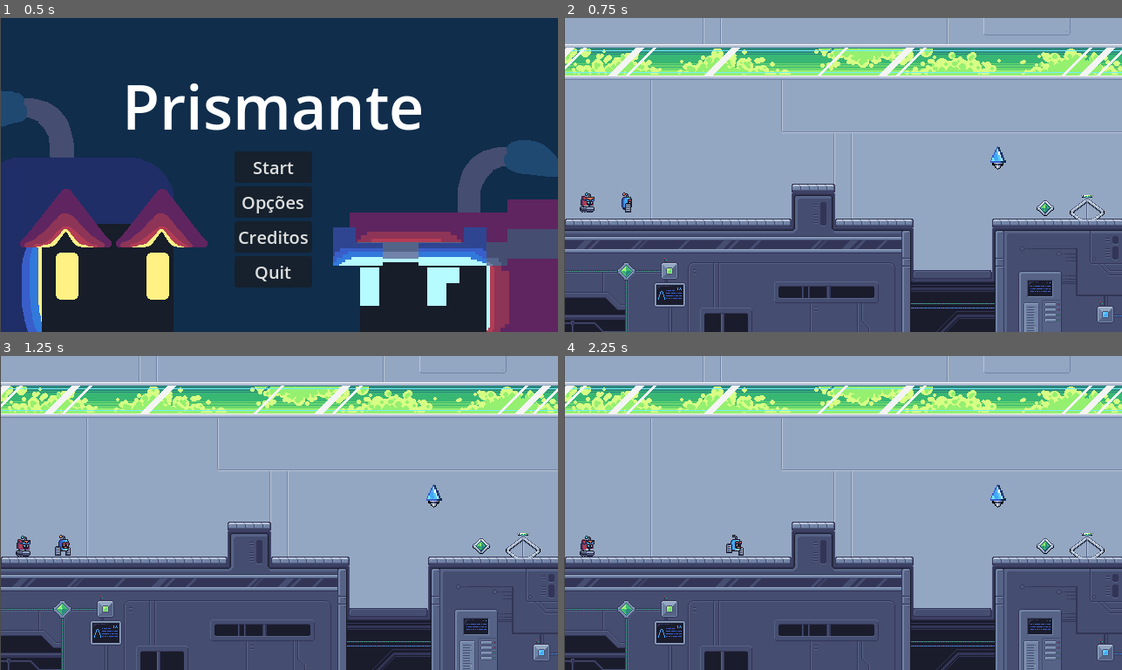
Above: before the commit, frames 1-4 (two rows, left to right).
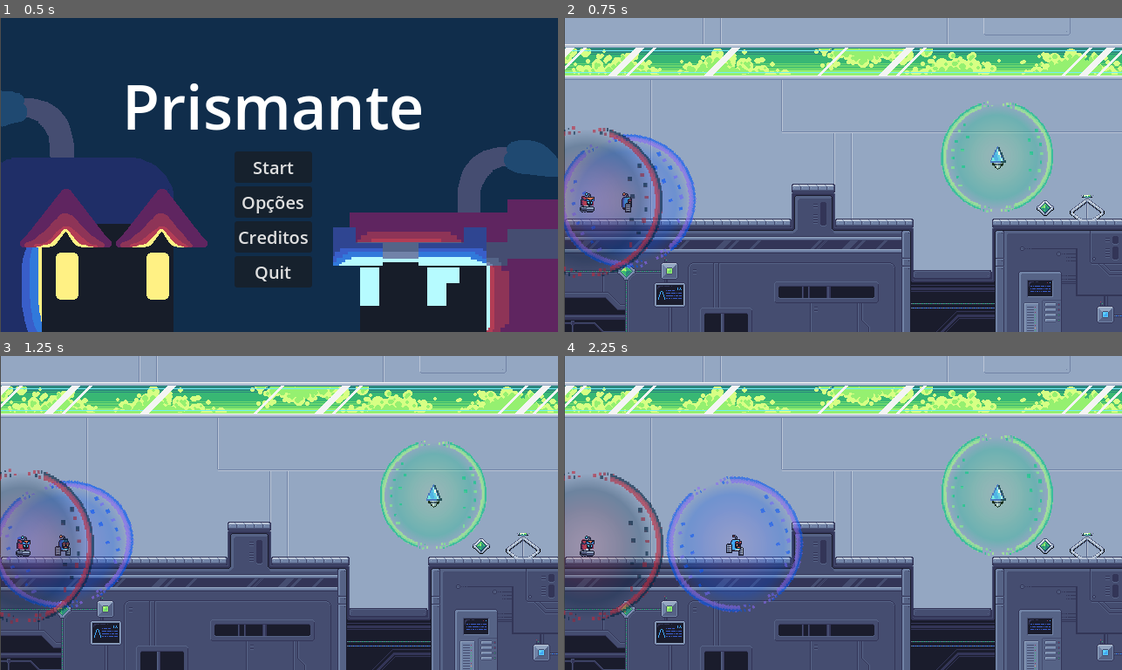
Above: after the commit, the same moments.

Repository: gdp-ufrj/Nut-Bolt
Game: Godot game, scene res://Cenas/UI/menu.tscn
Two runs of this game, one before a commit and one after it. Both use one fixed random seed, a clock stepped at 60 frames per second and the inputs below.
Inputs:
- Up to frame 1 (0.5 s): no input
- Up to frame 2 (0.75 s): click "Start" at 0.5 s
- Up to frame 3 (1.25 s): no input
- Up to frame 4 (2.25 s): hold Right (ui_right) from 1.28 s (still down); tap E (interagir) at 1.35, 2.1 s; tap Up (ui_up) at 1.52 s

Frame 1 is identical in both runs. In frame 2, 10% of the frame differs, in the area x 0-88%, y 26-83%; in frame 3, 9.4%; in frame 4, 12%, in the area x 0-88%, y 24-85%.

Commit message:
Campos animados de conexao

Diff:
--- a/plataform-2d-godot/Cenas/Entes/Roteador.tscn
+++ b/plataform-2d-godot/Cenas/Entes/Roteador.tscn
@@ -1,6 +1,94 @@
-[gd_scene load_steps=4 format=3 uid="uid://cg0iyugvxt7cr"]
+[gd_scene load_steps=9 format=3 uid="uid://cg0iyugvxt7cr"]
 
+[ext_resource type="Script" uid="uid://budjh6vr4uo6e" path="res://Scripts/Entes/roteador.gd" id="1_ttt0x"]
 [ext_resource type="Texture2D" uid="uid://csncrc55p6850" path="res://Sprites/Interagíveis/conexaoPrisma_teste.png" id="2_hf4jo"]
+[ext_resource type="Texture2D" uid="uid://ccp3t5ik1rpax" path="res://Sprites/Placeholders/placeholder-campo.png" id="2_ttt0x"]
+
+[sub_resource type="Animation" id="Animation_hf4jo"]
+resource_name = "Idle"
+length = 2.0
+loop_mode = 1
+tracks/0/type = "value"
+tracks/0/imported = false
+tracks/0/enabled = true
+tracks/0/path = NodePath(".:scale")
+tracks/0/interp = 1
+tracks/0/loop_wrap = true
+tracks/0/keys = {
+"times": PackedFloat32Array(0, 0.499751, 1.01801, 1.51776, 1.99901),
+"transitions": PackedFloat32Array(1, 1, 1, 1, 1),
+"update": 0,
+"values": [Vector2(0.243125, 0.26), Vector2(0.215, 0.25), Vector2(0.243125, 0.26), Vector2(0.23, 0.29), Vector2(0.243125, 0.26)]
+}
+tracks/1/type = "value"
+tracks/1/imported = false
+tracks/1/enabled = true
+tracks/1/path = NodePath(".:skew")
+tracks/1/interp = 1
+tracks/1/loop_wrap = true
+tracks/1/keys = {
+"times": PackedFloat32Array(0, 0.499751, 1.01801, 1.51776, 1.99901),
+"transitions": PackedFloat32Array(1, 1, 1, 1, 1),
+"update": 0,
+"values": [0.0, 0.020944, 0.0, -0.0314159, 0.0]
+}
+tracks/2/type = "value"
+tracks/2/imported = false
+tracks/2/enabled = true
+tracks/2/path = NodePath(".:modulate:a")
+tracks/2/interp = 1
+tracks/2/loop_wrap = true
+tracks/2/keys = {
+"times": PackedFloat32Array(0),
+"transitions": PackedFloat32Array(1),
+"update": 0,
+"values": [1.0]
+}
+
+[sub_resource type="Animation" id="Animation_ttt0x"]
+length = 0.001
+tracks/0/type = "value"
+tracks/0/imported = false
+tracks/0/enabled = true
+tracks/0/path = NodePath(".:modulate:a")
+tracks/0/interp = 1
+tracks/0/loop_wrap = true
+tracks/0/keys = {
+"times": PackedFloat32Array(0),
+"transitions": PackedFloat32Array(1),
+"update": 0,
+"values": [1.0]
+}
+tracks/1/type = "value"
+tracks/1/imported = false
+tracks/1/enabled = true
+tracks/1/path = NodePath(".:scale")
+tracks/1/interp = 1
+tracks/1/loop_wrap = true
+tracks/1/keys = {
+"times": PackedFloat32Array(0),
+"transitions": PackedFloat32Array(1),
+"update": 0,
+"values": [Vector2(0.243125, 0.26)]
+}
+tracks/2/type = "value"
+tracks/2/imported = false
+tracks/2/enabled = true
+tracks/2/path = NodePath(".:skew")
+tracks/2/interp = 1
+tracks/2/loop_wrap = true
+tracks/2/keys = {
+"times": PackedFloat32Array(0),
+"transitions": PackedFloat32Array(1),
+"update": 0,
+"values": [0.0]
+}
+
+[sub_resource type="AnimationLibrary" id="AnimationLibrary_iljlo"]
+_data = {
+&"Idle": SubResource("Animation_hf4jo"),
+&"RESET": SubResource("Animation_ttt0x")
+}
 
 [sub_resource type="CircleShape2D" id="CircleShape2D_if2po"]
 radius = 63.2851
@@ -11,6 +99,7 @@
 [node name="Roteador" type="Area2D"]
 collision_layer = 3
 collision_mask = 3
+script = ExtResource("1_ttt0x")
 
 [node name="Sprite2D" type="Sprite2D" parent="."]
 position = Vector2(0, 2.38419e-07)
@@ -20,6 +109,18 @@
 [node name="zona_conexao_rot" type="Area2D" parent="."]
 collision_layer = 3
 collision_mask = 3
+metadata/_edit_group_ = true
+
+[node name="sprite_conexao" type="Sprite2D" parent="zona_conexao_rot"]
+modulate = Color(0.662745, 1, 0.517647, 1)
+position = Vector2(0, 1.0252e-05)
+scale = Vector2(0.243125, 0.26)
+texture = ExtResource("2_ttt0x")
+
+[node name="AnimationPlayer" type="AnimationPlayer" parent="zona_conexao_rot/sprite_conexao"]
+libraries = {
+&"": SubResource("AnimationLibrary_iljlo")
+}
 
 [node name="CollisionShape2D" type="CollisionShape2D" parent="zona_conexao_rot"]
 shape = SubResource("CircleShape2D_if2po")
--- a/plataform-2d-godot/Cenas/Entes/player_1.tscn
+++ b/plataform-2d-godot/Cenas/Entes/player_1.tscn
@@ -14,12 +14,140 @@
 [ext_resource type="AudioStream" uid="uid://dg22jt5f8xxqr" path="res://Audio/Pula/sfx_pouso_robo_2.mp3" id="11_tii1a"]
 [ext_resource type="AudioStream" uid="uid://bgn10ibhaym58" path="res://Audio/Conexao/Desligar e perda de conexão- opção 2.ogg" id="13_2xb4h"]
 [ext_resource type="AudioStream" uid="uid://ok4yjpq7c2ad" path="res://Audio/Conexao/Reestabelecer conexão.ogg" id="14_pa6et"]
+[ext_resource type="Texture2D" uid="uid://ccp3t5ik1rpax" path="res://Sprites/Placeholders/placeholder-campo.png" id="15_meh3d"]
 
 [sub_resource type="RectangleShape2D" id="RectangleShape2D_q7f8p"]
 size = Vector2(19, 25)
 
 [sub_resource type="CircleShape2D" id="CircleShape2D_q7f8p"]
 radius = 76.7919
+
+[sub_resource type="Animation" id="Animation_meh3d"]
+resource_name = "desconectando"
+length = 4.0
+tracks/0/type = "value"
+tracks/0/imported = false
+tracks/0/enabled = true
+tracks/0/path = NodePath(".:modulate:a")
+tracks/0/interp = 1
+tracks/0/loop_wrap = true
+tracks/0/keys = {
+"times": PackedFloat32Array(0, 0.533333, 0.966667, 1.53333, 2, 2.5, 2.96667, 3.5, 3.96667),
+"transitions": PackedFloat32Array(1, 1, 1, 1, 1, 1, 1, 1, 1),
+"update": 0,
+"values": [1.0, 0.380392, 1.0, 0.301961, 1.0, 0.415686, 1.0, 0.396078, 0.0]
+}
+tracks/1/type = "value"
+tracks/1/imported = false
+tracks/1/enabled = true
+tracks/1/path = NodePath(".:scale")
+tracks/1/interp = 1
+tracks/1/loop_wrap = true
+tracks/1/keys = {
+"times": PackedFloat32Array(-0.0333333, 0.5, 1, 1.46667, 1.96667, 2.5, 3, 3.46667, 3.96667),
+"transitions": PackedFloat32Array(1, 1, 1, 1, 1, 1, 1, 1, 1),
+"update": 0,
+"values": [Vector2(0.28, 0.319167), Vector2(0.3, 0.28), Vector2(0.28, 0.319167), Vector2(0.26, 0.31), Vector2(0.28, 0.319167), Vector2(0.3, 0.28), Vector2(0.28, 0.319167), Vector2(0.26, 0.31), Vector2(0.28, 0.319167)]
+}
+tracks/2/type = "value"
+tracks/2/imported = false
+tracks/2/enabled = true
+tracks/2/path = NodePath(".:skew")
+tracks/2/interp = 1
+tracks/2/loop_wrap = true
+tracks/2/keys = {
+"times": PackedFloat32Array(0, 0.466667, 1, 1.46667, 1.96667, 2, 2.46667, 3, 3.46667, 3.96667),
+"transitions": PackedFloat32Array(1, 1, 1, 1, 1, 1, 1, 1, 1, 1),
+"update": 0,
+"values": [0.0, -0.0401426, 0.0, 0.0401426, 0.0, 0.0, -0.0401426, 0.0, 0.0401426, 0.0]
+}
+
+[sub_resource type="Animation" id="Animation_jabng"]
+length = 0.001
+tracks/0/type = "value"
+tracks/0/imported = false
+tracks/0/enabled = true
+tracks/0/path = NodePath(".:modulate:a")
+tracks/0/interp = 1
+tracks/0/loop_wrap = true
+tracks/0/keys = {
+"times": PackedFloat32Array(0),
+"transitions": PackedFloat32Array(1),
+"update": 0,
+"values": [1.0]
+}
+tracks/1/type = "value"
+tracks/1/imported = false
+tracks/1/enabled = true
+tracks/1/path = NodePath(".:scale")
+tracks/1/interp = 1
+tracks/1/loop_wrap = true
+tracks/1/keys = {
+"times": PackedFloat32Array(0),
+"transitions": PackedFloat32Array(1),
+"update": 0,
+"values": [Vector2(0.28, 0.319167)]
+}
+tracks/2/type = "value"
+tracks/2/imported = false
+tracks/2/enabled = true
+tracks/2/path = NodePath(".:skew")
+tracks/2/interp = 1
+tracks/2/loop_wrap = true
+tracks/2/keys = {
+"times": PackedFloat32Array(0),
+"transitions": PackedFloat32Array(1),
+"update": 0,
+"values": [0.0]
+}
+
+[sub_resource type="Animation" id="Animation_0dsoe"]
+resource_name = "Idle"
+length = 2.0
+loop_mode = 1
+tracks/0/type = "value"
+tracks/0/imported = false
+tracks/0/enabled = true
+tracks/0/path = NodePath(".:scale")
+tracks/0/interp = 1
+tracks/0/loop_wrap = true
+tracks/0/keys = {
+"times": PackedFloat32Array(-0.0333333, 0.5, 1, 1.46667, 1.96667),
+"transitions": PackedFloat32Array(1, 1, 1, 1, 1),
+"update": 0,
+"values": [Vector2(0.28, 0.319167), Vector2(0.3, 0.28), Vector2(0.28, 0.319167), Vector2(0.26, 0.31), Vector2(0.28, 0.319167)]
+}
+tracks/1/type = "value"
+tracks/1/imported = false
+tracks/1/enabled = true
+tracks/1/path = NodePath(".:skew")
+tracks/1/interp = 1
+tracks/1/loop_wrap = true
+tracks/1/keys = {
+"times": PackedFloat32Array(0, 0.466667, 1, 1.46667, 1.96667),
+"transitions": PackedFloat32Array(1, 1, 1, 1, 1),
+"update": 0,
+"values": [0.0, -0.0401426, 0.0, 0.0401426, 0.0]
+}
+tracks/2/type = "value"
+tracks/2/imported = false
+tracks/2/enabled = true
+tracks/2/path = NodePath(".:modulate:a")
+tracks/2/interp = 1
+tracks/2/loop_wrap = true
+tracks/2/keys = {
+"times": PackedFloat32Array(0),
+"transitions": PackedFloat32Array(1),
+"update": 0,
+"values": [1.0]
+}
+
+[sub_resource type="AnimationLibrary" id="AnimationLibrary_0dsoe"]
+_data = {
+&"Idle": SubResource("Animation_0dsoe"),
+&"RESET": SubResource("Animation_jabng"),
+&"desconectando": SubResource("Animation_meh3d")
+}
 
 [sub_resource type="AtlasTexture" id="AtlasTexture_2xb4h"]
 atlas = ExtResource("4_xdpj8")
@@ -288,7 +416,19 @@
 
 [node name="CollisionShape2D" type="CollisionShape2D" parent="zona_conexao_1"]
 shape = SubResource("CircleShape2D_q7f8p")
-debug_color = Color(0.995776, 0, 0.199186, 0.42)
+debug_color = Color(0.996078, 0, 0.2, 1)
+
+[node name="Sprite2D" type="Sprite2D" parent="zona_conexao_1"]
+modulate = Color(0.552941, 0.407843, 0.964706, 1)
+position = Vector2(1, 5.68434e-14)
+rotation = -0.389186
+scale = Vector2(0.28, 0.319167)
+texture = ExtResource("15_meh3d")
+
+[node name="AnimationPlayer" type="AnimationPlayer" parent="zona_conexao_1/Sprite2D"]
+libraries = {
+&"": SubResource("AnimationLibrary_0dsoe")
+}
 
 [node name="aviso_conexao" type="AudioStreamPlayer" parent="."]
 stream = ExtResource("3_25pul")
@@ -300,7 +440,7 @@
 
 [node name="Animaçao" type="AnimatedSprite2D" parent="."]
 sprite_frames = SubResource("SpriteFrames_lnrxe")
-animation = &"idle"
+animation = &"Desativado"
 autoplay = "idle"
 
 [node name="audio_caminhar" type="AudioStreamPlayer" parent="."]
--- a/plataform-2d-godot/Cenas/Entes/player_2.tscn
+++ b/plataform-2d-godot/Cenas/Entes/player_2.tscn
@@ -14,6 +14,7 @@
 [ext_resource type="AudioStream" uid="uid://b66qqjqk7hlxp" path="res://Audio/Gruda/roda_cortada.mp3" id="12_m2x1u"]
 [ext_resource type="AudioStream" uid="uid://bgn10ibhaym58" path="res://Audio/Conexao/Desligar e perda de conexão- opção 2.ogg" id="13_7trq8"]
 [ext_resource type="AudioStream" uid="uid://ok4yjpq7c2ad" path="res://Audio/Conexao/Reestabelecer conexão.ogg" id="14_m2x1u"]
+[ext_resource type="Texture2D" uid="uid://ccp3t5ik1rpax" path="res://Sprites/Placeholders/placeholder-campo.png" id="15_2cdmh"]
 
 [sub_resource type="CircleShape2D" id="CircleShape2D_2trpg"]
 radius = 12.0
@@ -23,6 +24,133 @@
 
 [sub_resource type="CircleShape2D" id="CircleShape2D_63q1r"]
 radius = 81.2158
+
+[sub_resource type="Animation" id="Animation_2cdmh"]
+resource_name = "desconectando"
+length = 4.0
+tracks/0/type = "value"
+tracks/0/imported = false
+tracks/0/enabled = true
+tracks/0/path = NodePath(".:modulate:a")
+tracks/0/interp = 1
+tracks/0/loop_wrap = true
+tracks/0/keys = {
+"times": PackedFloat32Array(0.0666667, 0.533333, 0.966667, 1.5, 2, 2.53333, 3, 3.5, 4),
+"transitions": PackedFloat32Array(1, 1, 1, 1, 1, 1, 1, 1, 1),
+"update": 0,
+"values": [1.0, 0.294118, 1.0, 0.27451, 1.0, 0.313726, 1.0, 0.49, 0.0]
+}
+tracks/1/type = "value"
+tracks/1/imported = false
+tracks/1/enabled = true
+tracks/1/path = NodePath(".:scale")
+tracks/1/interp = 1
+tracks/1/loop_wrap = true
+tracks/1/keys = {
+"times": PackedFloat32Array(0, 0.533333, 0.999503, 1.53333, 2.0005, 2.01751, 2.53727, 3, 3.51826, 4.01801),
+"transitions": PackedFloat32Array(1, 1, 1, 1, 1, 1, 1, 1, 1, 1),
+"update": 0,
+"values": [Vector2(0.325, 0.346667), Vector2(0.29, 0.36), Vector2(0.325, 0.346667), Vector2(0.34, 0.332), Vector2(0.325, 0.346667), Vector2(0.325, 0.346667), Vector2(0.34, 0.332), Vector2(0.325, 0.346667), Vector2(0.29, 0.36), Vector2(0.325, 0.346667)]
+}
+tracks/2/type = "value"
+tracks/2/imported = false
+tracks/2/enabled = true
+tracks/2/path = NodePath(".:skew")
+tracks/2/interp = 1
+tracks/2/loop_wrap = true
+tracks/2/keys = {
+"times": PackedFloat32Array(0, 0.566667, 0.999503, 1.53333, 2.0005, 2.01751, 2.53727, 3, 3.51826, 4.01801),
+"transitions": PackedFloat32Array(1, 1, 1, 1, 1, 1, 1, 1, 1, 1),
+"update": 0,
+"values": [0.0, -0.0139626, 0.0, 0.0471239, 0.0, 0.0, 0.0471239, 0.0, -0.0139626, 0.0]
+}
+
+[sub_resource type="Animation" id="Animation_x5dgs"]
+length = 0.001
+tracks/0/type = "value"
+tracks/0/imported = false
+tracks/0/enabled = true
+tracks/0/path = NodePath(".:modulate:a")
+tracks/0/interp = 1
+tracks/0/loop_wrap = true
+tracks/0/keys = {
+"times": PackedFloat32Array(0),
+"transitions": PackedFloat32Array(1),
+"update": 0,
+"values": [1.0]
+}
+tracks/1/type = "value"
+tracks/1/imported = false
+tracks/1/enabled = true
+tracks/1/path = NodePath(".:scale")
+tracks/1/interp = 1
+tracks/1/loop_wrap = true
+tracks/1/keys = {
+"times": PackedFloat32Array(0),
+"transitions": PackedFloat32Array(1),
+"update": 0,
+"values": [Vector2(0.325, 0.346667)]
+}
+tracks/2/type = "value"
+tracks/2/imported = false
+tracks/2/enabled = true
+tracks/2/path = NodePath(".:skew")
+tracks/2/interp = 1
+tracks/2/loop_wrap = true
+tracks/2/keys = {
+"times": PackedFloat32Array(0),
+"transitions": PackedFloat32Array(1),
+"update": 0,
+"values": [0.0]
+}
+
+[sub_resource type="Animation" id="Animation_0yaun"]
+resource_name = "Idle"
+length = 2.0
+loop_mode = 1
+tracks/0/type = "value"
+tracks/0/imported = false
+tracks/0/enabled = true
+tracks/0/path = NodePath(".:scale")
+tracks/0/interp = 1
+tracks/0/loop_wrap = true
+tracks/0/keys = {
+"times": PackedFloat32Array(0, 0.533333, 0.999503, 1.5, 2),
+"transitions": PackedFloat32Array(1, 1, 1, 1, 1),
+"update": 0,
+"values": [Vector2(0.325, 0.346667), Vector2(0.29, 0.36), Vector2(0.325, 0.346667), Vector2(0.34, 0.332), Vector2(0.325, 0.346667)]
+}
+tracks/1/type = "value"
+tracks/1/imported = false
+tracks/1/enabled = true
+tracks/1/path = NodePath(".:skew")
+tracks/1/interp = 1
+tracks/1/loop_wrap = true
+tracks/1/keys = {
+"times": PackedFloat32Array(0, 0.533333, 0.999503, 1.53333, 2),
+"transitions": PackedFloat32Array(1, 1, 1, 1, 1),
+"update": 0,
+"values": [0.0, -0.0139626, 0.0, 0.0471239, 0.0]
+}
+tracks/2/type = "value"
+tracks/2/imported = false
+tracks/2/enabled = true
+tracks/2/path = NodePath(".:modulate:a")
+tracks/2/interp = 1
+tracks/2/loop_wrap = true
+tracks/2/keys = {
+"times": PackedFloat32Array(0.0333333),
+"transitions": PackedFloat32Array(1),
+"update": 0,
+"values": [1.0]
+}
+
+[sub_resource type="AnimationLibrary" id="AnimationLibrary_0yaun"]
+_data = {
+&"Idle": SubResource("Animation_0yaun"),
+&"RESET": SubResource("Animation_x5dgs"),
+&"desconectando": SubResource("Animation_2cdmh")
+}
 
 [sub_resource type="AtlasTexture" id="AtlasTexture_e4a2d"]
 atlas = ExtResource("7_kdljy")
@@ -259,6 +387,17 @@
 shape = SubResource("CircleShape2D_63q1r")
 debug_color = Color(0, 0.742064, 0.316269, 0.42)
 
+[node name="Sprite2D" type="Sprite2D" parent="zona_conexao_2"]
+modulate = Color(0.760784, 0.156863, 0.231373, 1)
+position = Vector2(0.500012, 0.999999)
+scale = Vector2(0.325, 0.346667)
+texture = ExtResource("15_2cdmh")
+
+[node name="AnimationPlayer" type="AnimationPlayer" parent="zona_conexao_2/Sprite2D"]
+libraries = {
+&"": SubResource("AnimationLibrary_0yaun")
+}
+
 [node name="Timer_Grude" type="Timer" parent="."]
 one_shot = true
 
--- a/plataform-2d-godot/Scripts/Entes/player_1.gd
+++ b/plataform-2d-godot/Scripts/Entes/player_1.gd
@@ -4,6 +4,7 @@
 @export var JUMP_VELOCITY: int = -320 # Pulo de 5 tiles (50px)
 @onready var timer = $Timer_conexao
 @onready var animation: AnimatedSprite2D = $"Animaçao"
+@onready var animador_conexao: AnimationPlayer = $zona_conexao_1/Sprite2D/AnimationPlayer
 
 var estado_original: Array = [SPEED, JUMP_VELOCITY]
 var _overlaping: Array = []
@@ -94,6 +95,7 @@
 	if area.name == "zona_conexao_2" or area.name == "zona_conexao_rot":
 		_overlaping.append(area)
 		conectar(esta_desativado)
+		animador_conexao.play("Idle")
 
 func _on_zona_conexao_1_area_exited(area: Area2D) -> void:
 	_overlaping.erase(area)
@@ -101,10 +103,10 @@
 		if timer.is_stopped():
 			timer.start()
 			$aviso_conexao.play()
+			animador_conexao.play("desconectando")
 
 func _on_game_controller_restart() -> void:
 	conectar()
-	#animation.play("idle")
 #endregion
 
 #animação
--- a/plataform-2d-godot/Scripts/Entes/player_2.gd
+++ b/plataform-2d-godot/Scripts/Entes/player_2.gd
@@ -3,6 +3,7 @@
 @export var SPEED: int = 90
 @onready var timer = $Timer_conexao
 @onready var animation: AnimatedSprite2D = $"Animação"
+@onready var animador_conexao: AnimationPlayer = $zona_conexao_2/Sprite2D/AnimationPlayer
 
 var estado_original = SPEED
 var _overlaping: Array = []
@@ -103,6 +104,7 @@
 	SPEED = estado_original
 	timer.stop()
 	$aviso_conexao.stop()
+	animador_conexao.play("Idle")
 	som_desligar_ja_tocado = false
 	if veio_de_desativado:
 		$reestabelece_conexao.play()
@@ -131,6 +133,7 @@
 		if timer.is_stopped():
 			timer.start()
 			$aviso_conexao.play()
+			animador_conexao.play("desconectando")
 
 func _on_game_controller_restart() -> void:
 	conectar()
--- /dev/null
+++ b/plataform-2d-godot/Scripts/Entes/roteador.gd
@@ -0,0 +1,5 @@
+extends Area2D
+@onready var animador = $zona_conexao_rot/sprite_conexao/AnimationPlayer
+
+func _ready() -> void:
+	animador.play("Idle")
--- a/plataform-2d-godot/project.godot
+++ b/plataform-2d-godot/project.godot
@@ -55,6 +55,7 @@
 interagir={
 "deadzone": 0.2,
 "events": [Object(InputEventKey,"resource_local_to_scene":false,"resource_name":"","device":-1,"window_id":0,"alt_press …(192 unchanged characters)…
+, Object(InputEventKey,"resource_local_to_scene":false,"resource_name":"","device":-1,"window_id":0,"alt_pressed":false,"shift_pressed":false,"ctrl_pressed":false,"meta_pressed":false,"pressed":false,"keycode":0,"physical_keycode":4194309,"key_label":0,"unicode":0,"location":0,"echo":false,"script":null)
 ]
 }
 restart={
Not shown: 1 places in plataform-2d-godot/Cenas/Entes/player_1.tscn that only renumber resources
Not shown: 1 places in plataform-2d-godot/Cenas/Entes/player_2.tscn that only renumber resources
Not shown, added: plataform-2d-godot/Scripts/Entes/roteador.gd.uid
Binary file added: plataform-2d-godot/Sprites/Placeholders/placeholder-campo.png
Not shown, added: plataform-2d-godot/Sprites/Placeholders/placeholder-campo.png.import
